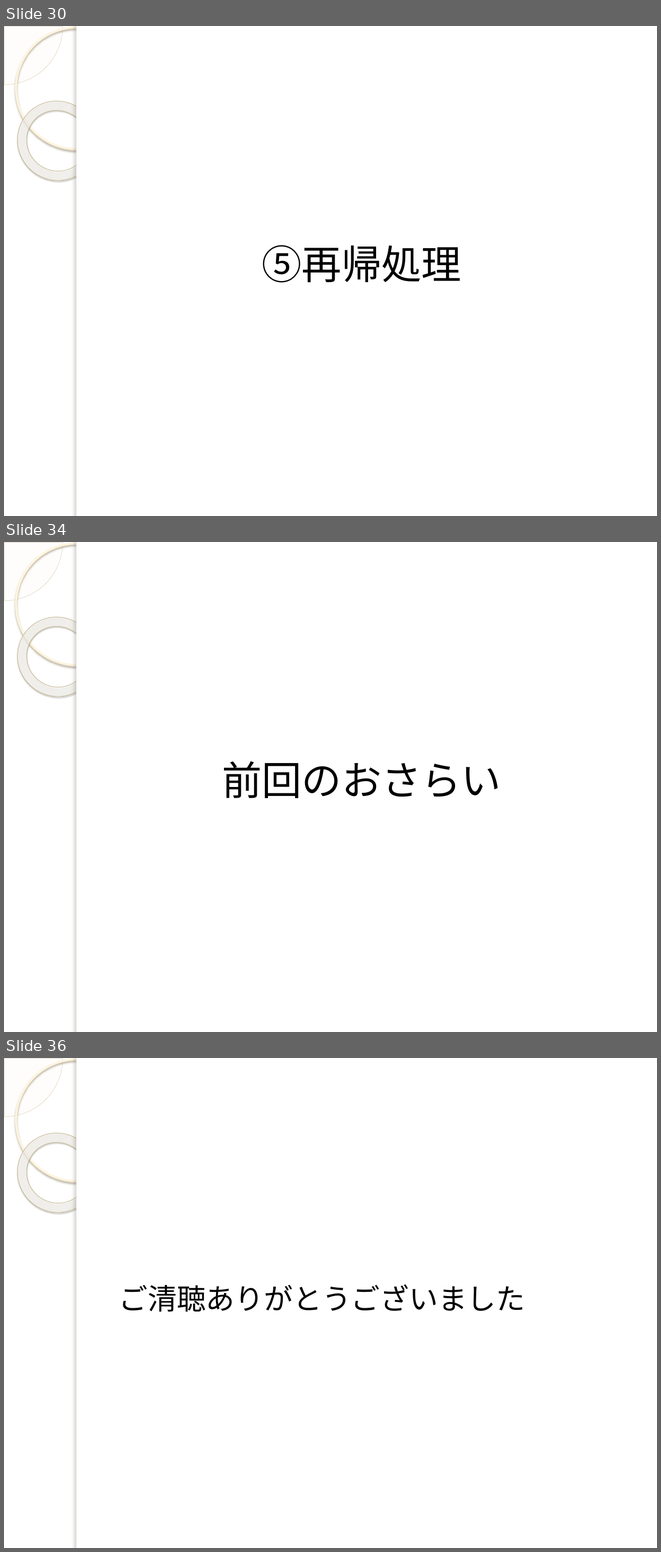
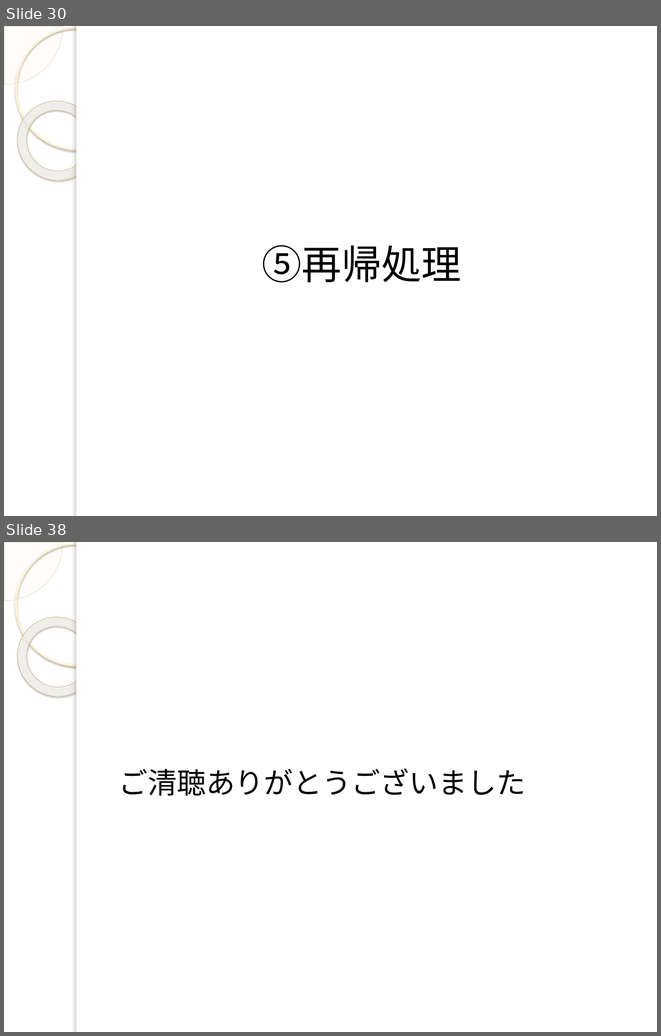
Before and after one commit to yuridonus/FEstudy, a slide deck: scheme.pptx. Shown one above the other, each under a label of ours: slides 30, 34 and 36 before the commit, slides 30 and 38 after it; the slides between them are not shown. The pictures are 661x1552 and 661x1036 pixels, drawn with LibreOffice and Linux fonts; fonts in the diff are those of the drawing; background and template pictures are left out. Boxes give left, top, right and bottom in pixels: in the first picture for what was removed or moved away, otherwise in the second. Text is boxed around its words. In the diff, an @@ line names an element or a change of style, - is before the commit and + after.

```diff
--- a/scheme.pptx
+++ b/scheme.pptx
@@ slide 34 removed at bbox=[4, 542, 657, 1032], background picture (left out); not listed: 5 template elements that a slide beside it also shows @@
@@ text removed at bbox=[222, 761, 501, 798] @@
-前回のおさらい
@@ what was slide 36 is now slide 38 @@
```
Also in this commit, not shown: 4 slides changed, 3 slides added.
